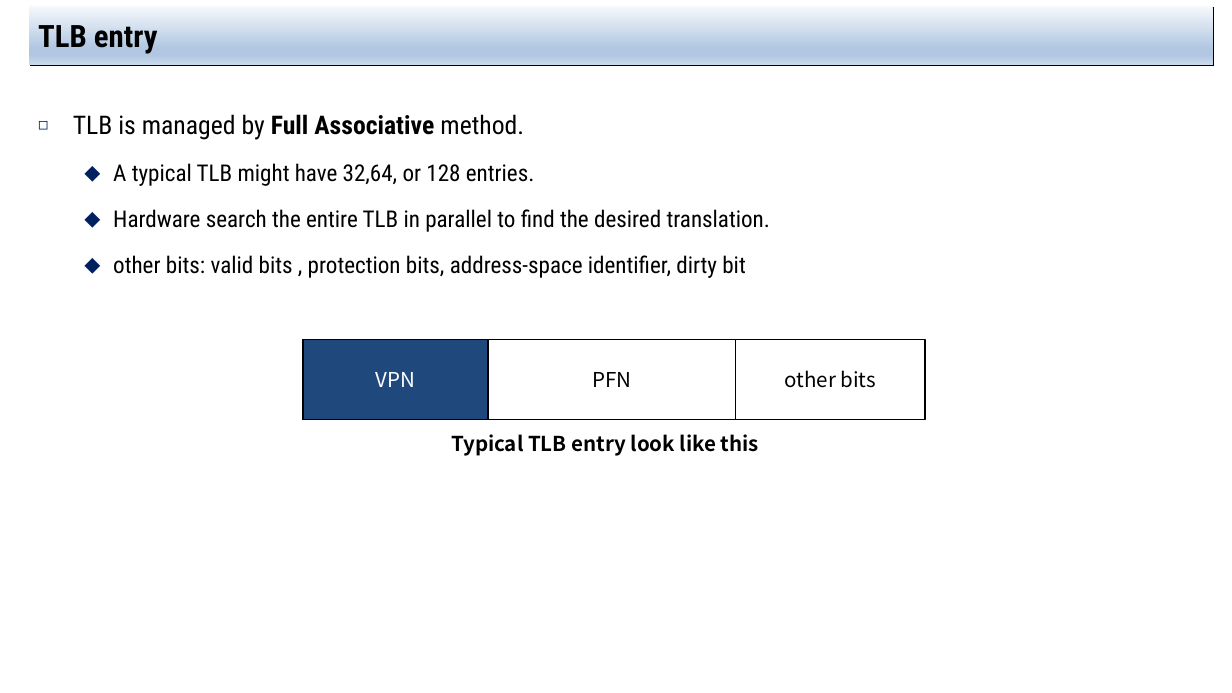
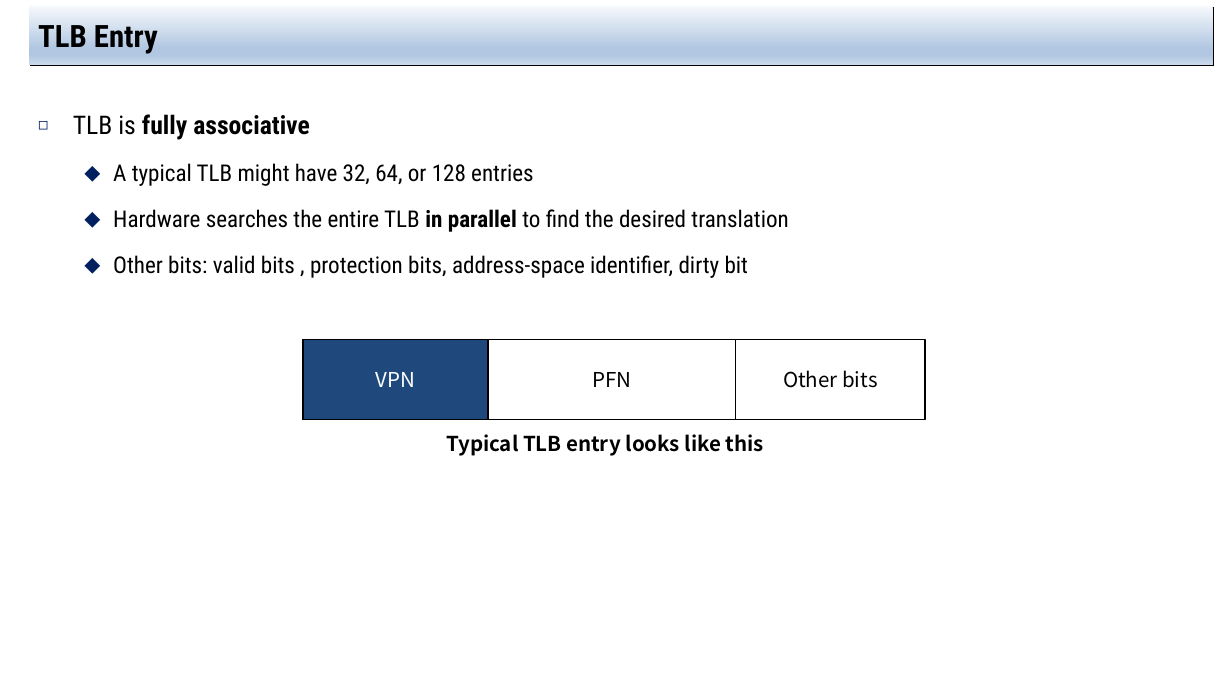
Before and after one commit to jachermocilla/extra-course-materials, a slide deck: slide 13 of cmsc125/ostep/slides/01.Virtualization/19.Translation_Lookaside_Buffers.pptx. Drawn at 1232x693 pixels with LibreOffice and Linux fonts; fonts in the diff are those of the drawing. Boxes give left, top, right and bottom in pixels: in the first picture for what was removed or moved away, otherwise in the second. Text is boxed around its words. In the diff, an @@ line names an element or a change of style, - is before the commit and + after.

```diff
--- a/cmsc125/ostep/slides/01.Virtualization/19.Translation_Lookaside_Buffers.pptx
+++ b/cmsc125/ostep/slides/01.Virtualization/19.Translation_Lookaside_Buffers.pptx
@@ title at <box>38,19,158,54</box>: text changed @@
-TLB entry
+TLB Entry
@@ text at <box>73,114,788,278</box>: text changed @@
-◻ TLB is managed by Full Associative method.
-  ⬥ A typical TLB might have 32,64, or 128 entries.
-  ⬥ Hardware search the entire TLB in parallel to find the desired translation.
-  ⬥ other bits: valid bits , protection bits, address-space identifier, dirty bit
+◻ TLB is fully associative
+  ⬥ A typical TLB might have 32, 64, or 128 entries
+  ⬥ Hardware searches the entire TLB in parallel to find the desired translation
+  ⬥ Other bits: valid bits , protection bits, address-space identifier, dirty bit
@@ text in rectangle at <box>783,370,877,388</box>: text changed @@
-other bits
+Other bits
@@ text at <box>446,434,764,456</box>: text changed @@
-Typical TLB entry look like this
+Typical TLB entry looks like this
```
Also in this commit, not shown: 13 other slides changed, 5 other files.
